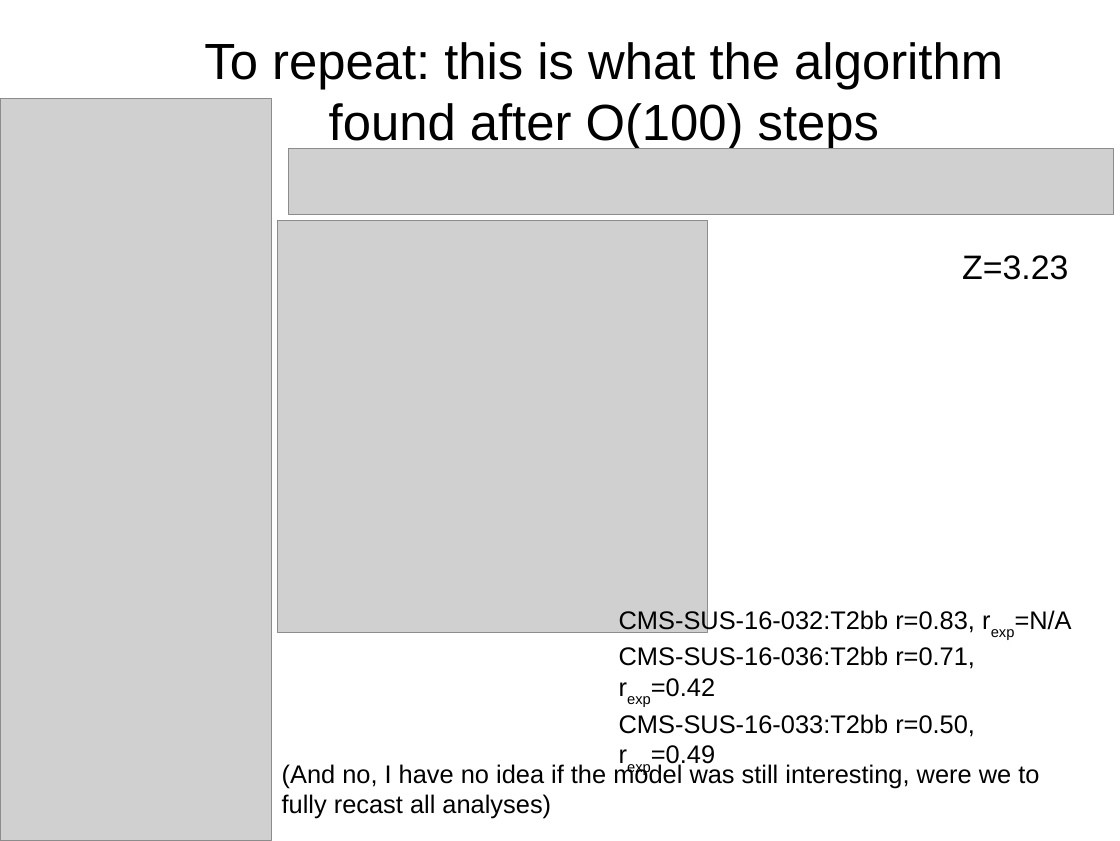
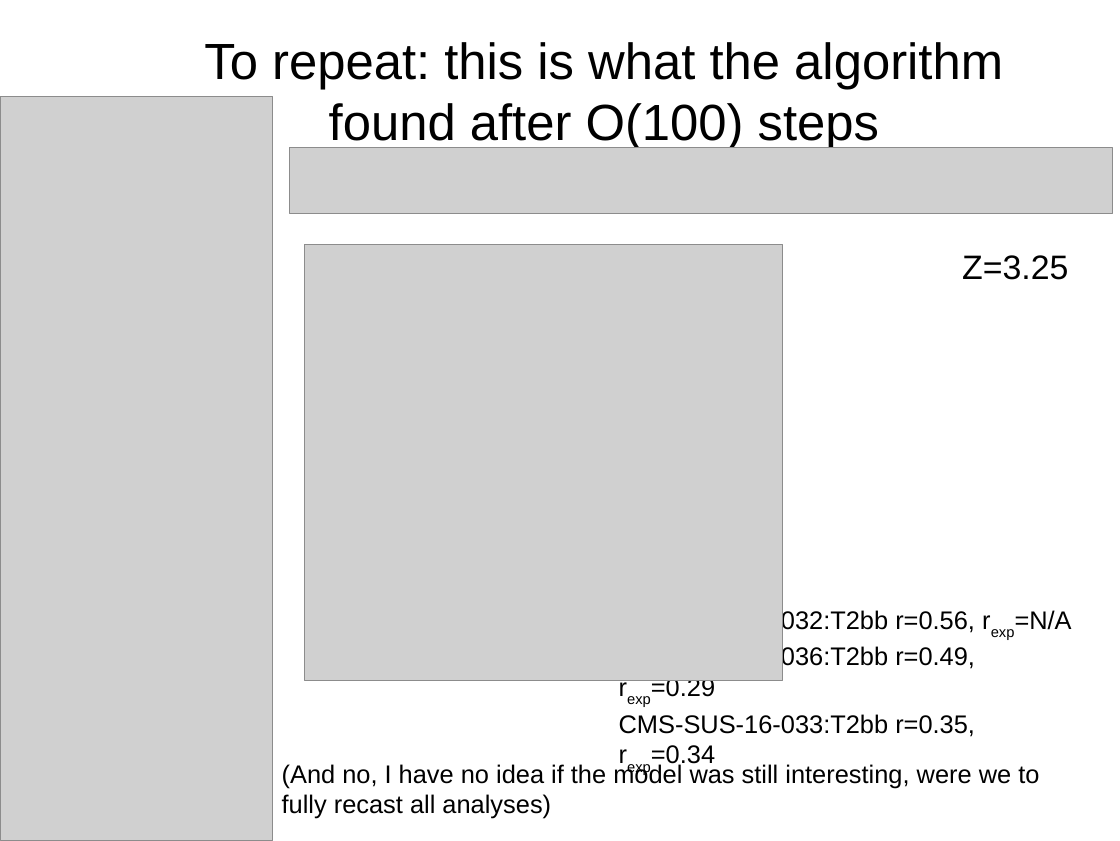
Before and after one commit to SModelS/smodels-utils, a slide deck: slide 16 of combinations/amb.odp. Drawn at 1120x841 pixels with LibreOffice and Linux fonts; fonts in the diff are those of the drawing; grey boxes stand for pictures. Boxes give left, top, right and bottom in pixels: in the first picture for what was removed or moved away, otherwise in the second. Text is boxed around its words. In the diff, an @@ line names an element or a change of style, - is before the commit and + after.

```diff
--- a/combinations/amb.odp
+++ b/combinations/amb.odp
@@ picture resized from (x1=277, y1=221, x2=707, y2=633) to (x1=305, y1=244, x2=783, y2=680) @@
@@ text at (x1=962, y1=255, x2=1068, y2=280): text changed @@
-Z=3.23
+Z=3.25
@@ text at (x1=619, y1=608, x2=1072, y2=769): text changed @@
-CMS-SUS-16-032:T2bb r=0.83, rexp=N/A
-CMS-SUS-16-036:T2bb r=0.71, rexp=0.42
-CMS-SUS-16-033:T2bb r=0.50, rexp=0.49
+CMS-SUS-16-032:T2bb r=0.56, rexp=N/A
+CMS-SUS-16-036:T2bb r=0.49, rexp=0.29
+CMS-SUS-16-033:T2bb r=0.35, rexp=0.34
```
Also in this commit, not shown: 4 other slides changed, 3 other files.
